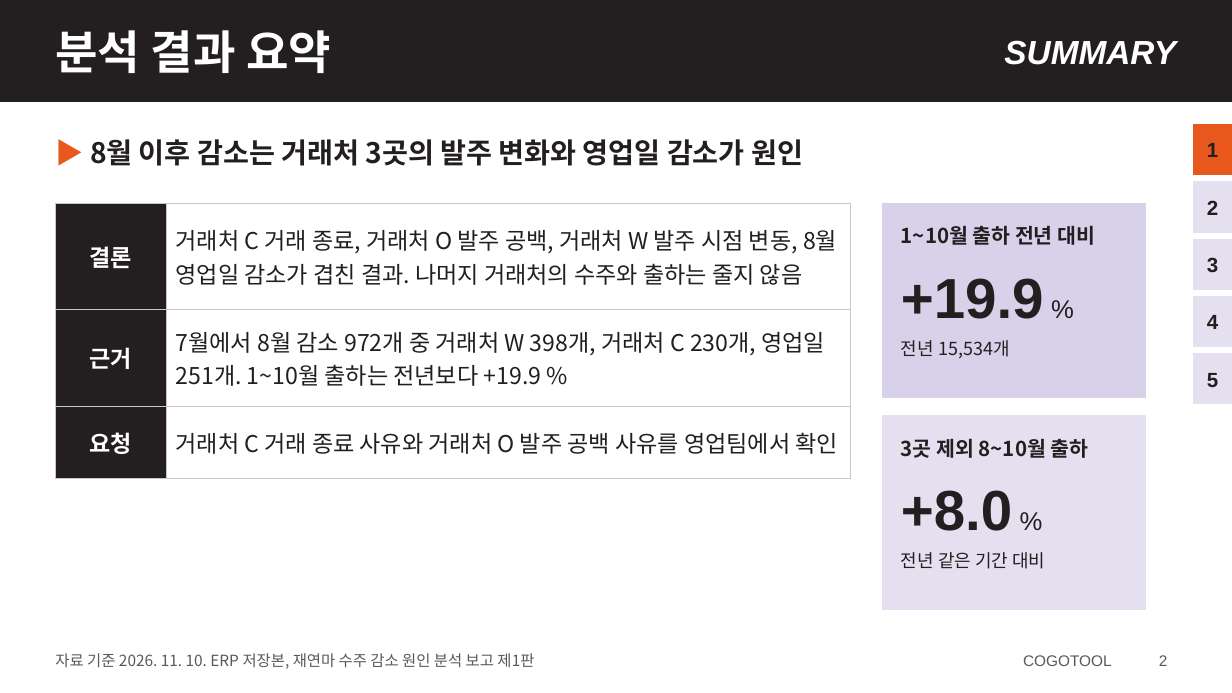
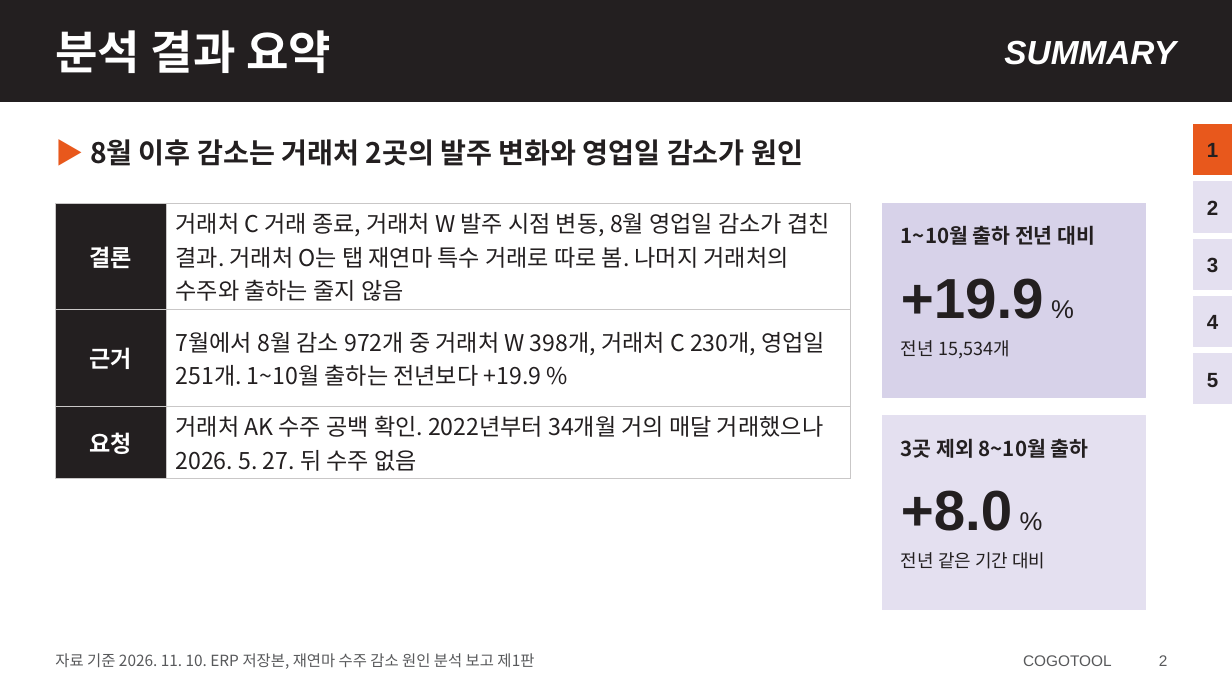
Before and after one commit to HanKyungJun/koreatooling-portal, a slide deck: slide 2 of wiki/reports/04_비교·분석/수주감소_원인분석_발표_20261127.pptx. Drawn at 1232x693 pixels with LibreOffice and Linux fonts; fonts in the diff are those of the drawing. Boxes give left, top, right and bottom in pixels: in the first picture for what was removed or moved away, otherwise in the second. Text is boxed around its words. In the diff, an @@ line names an element or a change of style, - is before the commit and + after.

Commit message:
수주 보고·발표: 초경툴 종료 확정, 대일정공 탭 재연마 특수 거래로 제외, 영업 확인은 이엠티

```diff
--- a/wiki/reports/04_비교·분석/수주감소_원인분석_발표_20261127.pptx
+++ b/wiki/reports/04_비교·분석/수주감소_원인분석_발표_20261127.pptx
@@ text at (90, 139, 803, 166): text changed @@
-▶ 8월 이후 감소는 거래처 3곳의 발주 변화와 영업일 감소가 원인
+▶ 8월 이후 감소는 거래처 2곳의 발주 변화와 영업일 감소가 원인
@@ table at (55, 203, 850, 475) @@
-row 1, column 2: 거래처 C 거래 종료, 거래처 O 발주 공백, 거래처 W 발주 시점 변동, 8월 영업일 감소가 겹친 결과. 나머지 거래처의 수주와 출하는 줄지 않음
+row 1, column 2: 거래처 C 거래 종료, 거래처 W 발주 시점 변동, 8월 영업일 감소가 겹친 결과. 거래처 O는 탭 재연마 특수 거래로 따로 봄. 나머지 거래처의 수주와 출하는 줄지 않음
-row 3, column 2: 거래처 C 거래 종료 사유와 거래처 O 발주 공백 사유를 영업팀에서 확인
+row 3, column 2: 거래처 AK 수주 공백 확인. 2022년부터 34개월 거의 매달 거래했으나 2026. 5. 27. 뒤 수주 없음
```
Also in this commit, not shown: 2 other slides changed, 9 other files.
